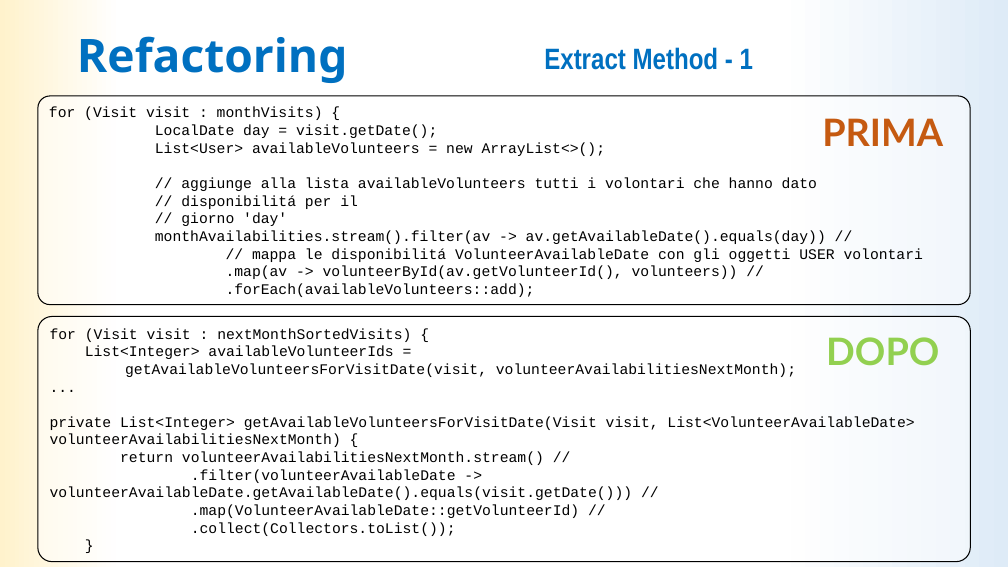
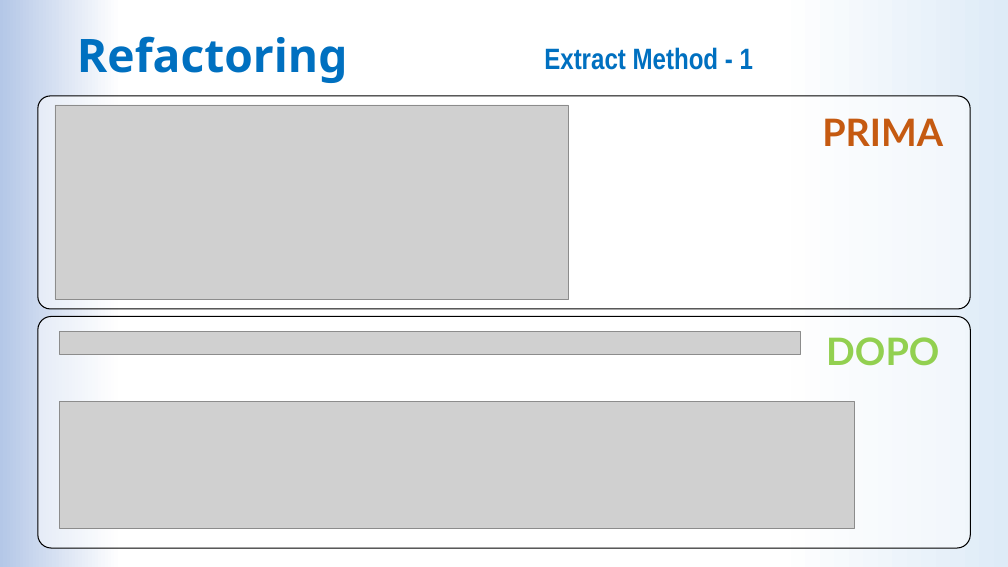
Before and after one commit to LDolzanelli/progettoIngegneria, a slide deck: slide 24 of doc/Presentazione/Presentazione_ingsw_parteB.pptx (slide 25 before the commit). Drawn at 1008x567 pixels with LibreOffice and Linux fonts; fonts in the diff are those of the drawing; grey boxes stand for pictures. Boxes give left, top, right and bottom in pixels: in the first picture for what was removed or moved away, otherwise in the second. Text is boxed around its words. In the diff, an @@ line names an element or a change of style, - is before the commit and + after.

```diff
--- a/doc/Presentazione/Presentazione_ingsw_parteB.pptx
+++ b/doc/Presentazione/Presentazione_ingsw_parteB.pptx
@@ background gradient #DEEBF7 to #FFFFFF to #FFF2CC to gradient #DEEBF7 to #FFFFFF to #B4C7E7 @@
@@ rounded rectangle: place and size @@
-rounded rectangle at (38, 96, 970, 305)
+rounded rectangle at (38, 96, 970, 309)
@@ text in rounded rectangle at (49, 107, 923, 297): text removed @@
-for (Visit visit : monthVisits) {
-LocalDate day = visit.getDate();
-List<User> availableVolunteers = new ArrayList<>();
-// aggiunge alla lista availableVolunteers tutti i volontari che hanno dato
-// disponibilitá per il
-// giorno 'day'
-monthAvailabilities.stream().filter(av -> av.getAvailableDate().equals(day)) //
-// mappa le disponibilitá VolunteerAvailableDate con gli oggetti USER volontari
-.map(av -> volunteerById(av.getVolunteerId(), volunteers)) //
-.forEach(availableVolunteers::add);
@@ picture added at (55, 105, 569, 299) @@
@@ rounded rectangle: place and size @@
-rounded rectangle at (38, 317, 970, 562)
+rounded rectangle at (38, 317, 970, 548)
@@ text in rounded rectangle at (50, 328, 914, 536): text removed @@
-for (Visit visit : nextMonthSortedVisits) {
-List<Integer> availableVolunteerIds =
-getAvailableVolunteersForVisitDate(visit, volunteerAvailabilitiesNextMonth);
-...
-private List<Integer> getAvailableVolunteersForVisitDate(Visit visit, List<VolunteerAvailableDate> volunteerAvailabilitiesNextMonth) {
-return volunteerAvailabilitiesNextMonth.stream() //
-.filter(volunteerAvailableDate -> volunteerAvailableDate.getAvailableDate().equals(visit.getDate())) //
-.map(VolunteerAvailableDate::getVolunteerId) //
-.collect(Collectors.toList());
-}
@@ picture added at (60, 332, 802, 355) @@
@@ picture added at (60, 402, 854, 529) @@
```
Also in this commit, not shown: 26 other slides changed, 1 slide added, 2 slides removed.
